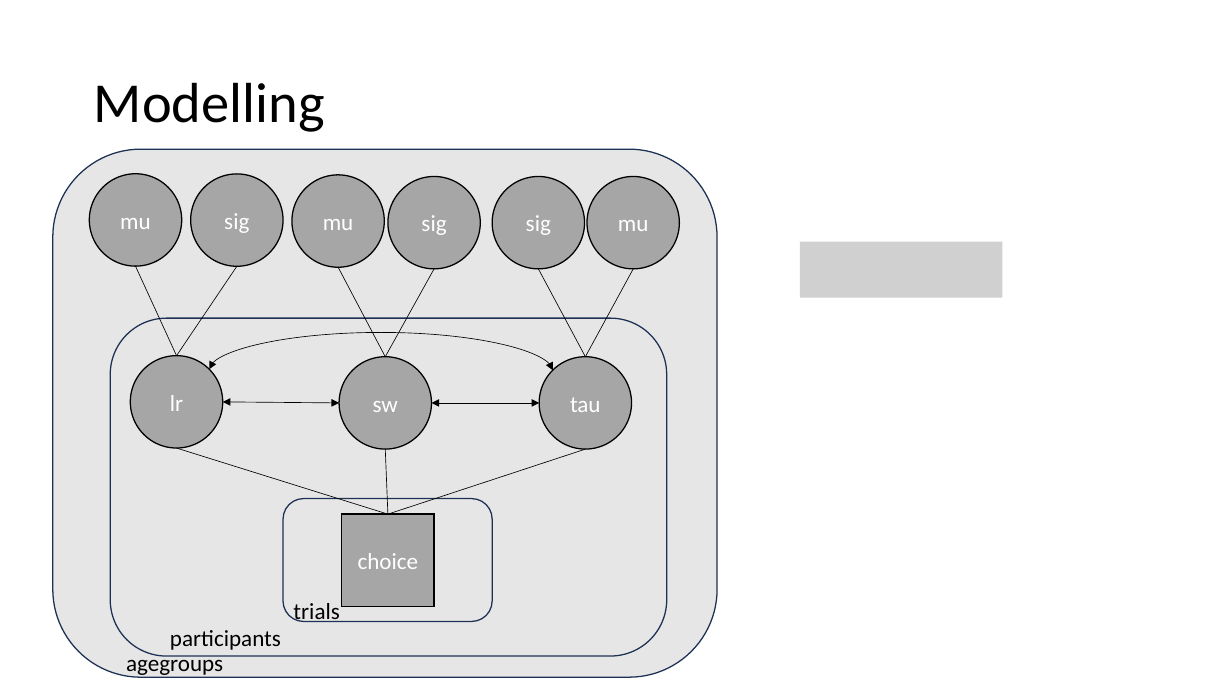
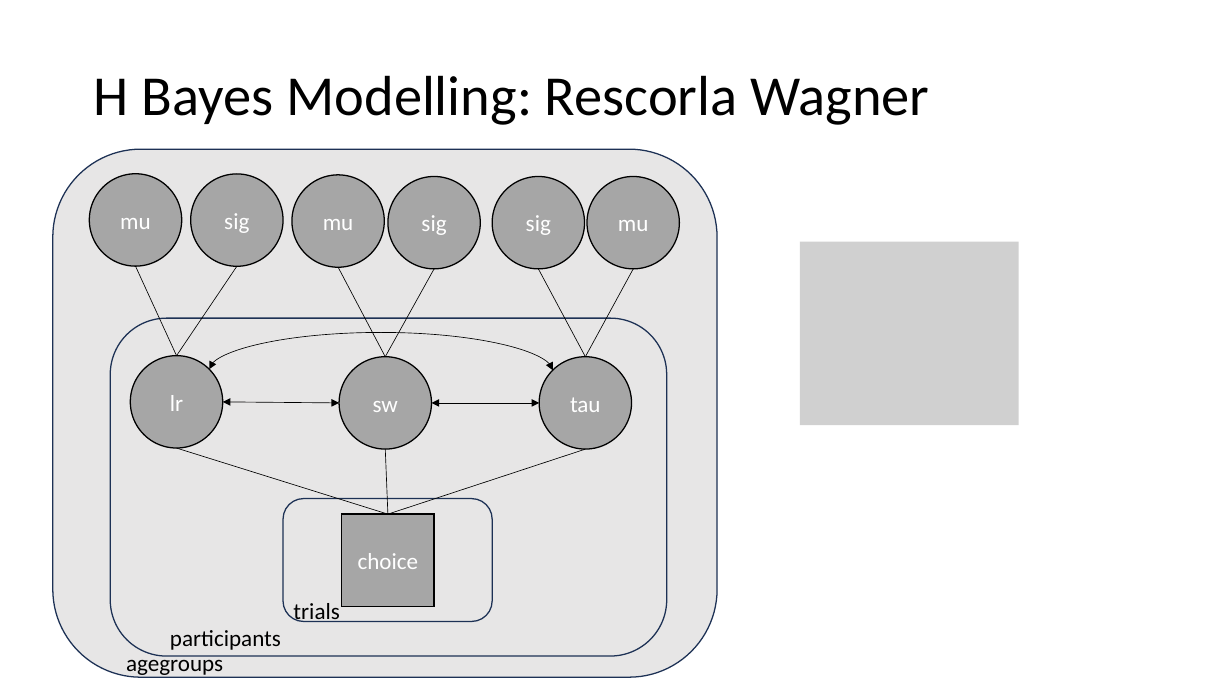
Before and after one commit to NomisCiri/social_explore_adolescents, a slide deck: slide 8 of Instructions/Presentation1.pptx (slide 2 before the commit). Drawn at 1232x693 pixels with LibreOffice and Linux fonts; fonts in the diff are those of the drawing; grey boxes stand for pictures. Boxes give left, top, right and bottom in pixels: in the first picture for what was removed or moved away, otherwise in the second. Text is boxed around its words. In the diff, an @@ line names an element or a change of style, - is before the commit and + after.

```diff
--- a/Instructions/Presentation1.pptx
+++ b/Instructions/Presentation1.pptx
@@ title at box(94, 75, 929, 125): text changed @@
-Modelling
+H Bayes Modelling: Rescorla Wagner
@@ picture: place and size @@
-picture at box(800, 242, 1003, 299)
+picture at box(800, 242, 1019, 426)
```
Also in this commit, not shown: 10 slides added, 1 slide removed, 7 other files.
